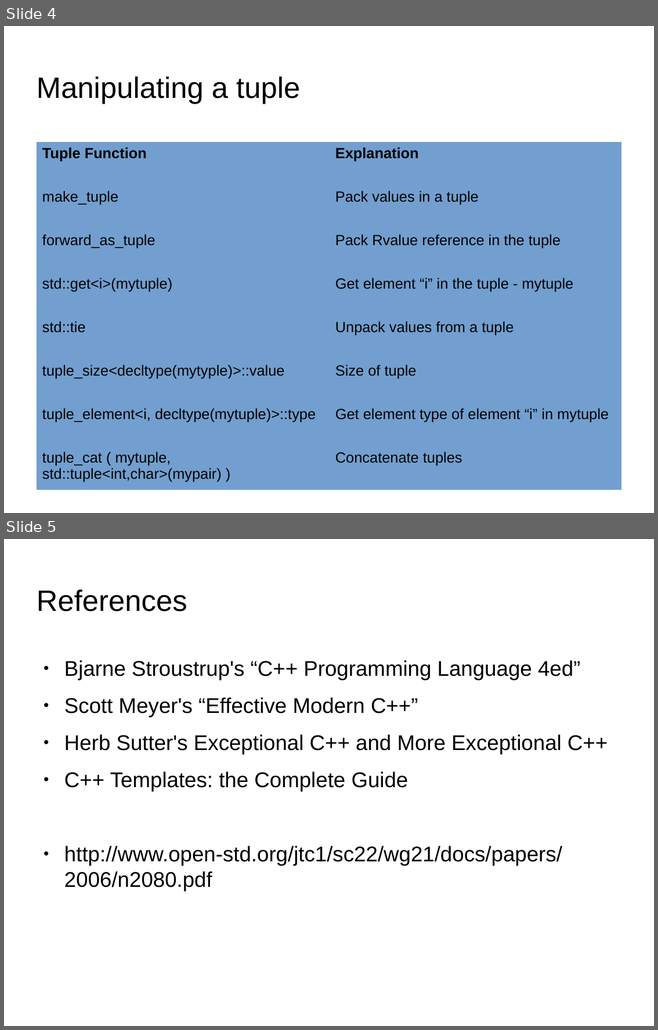
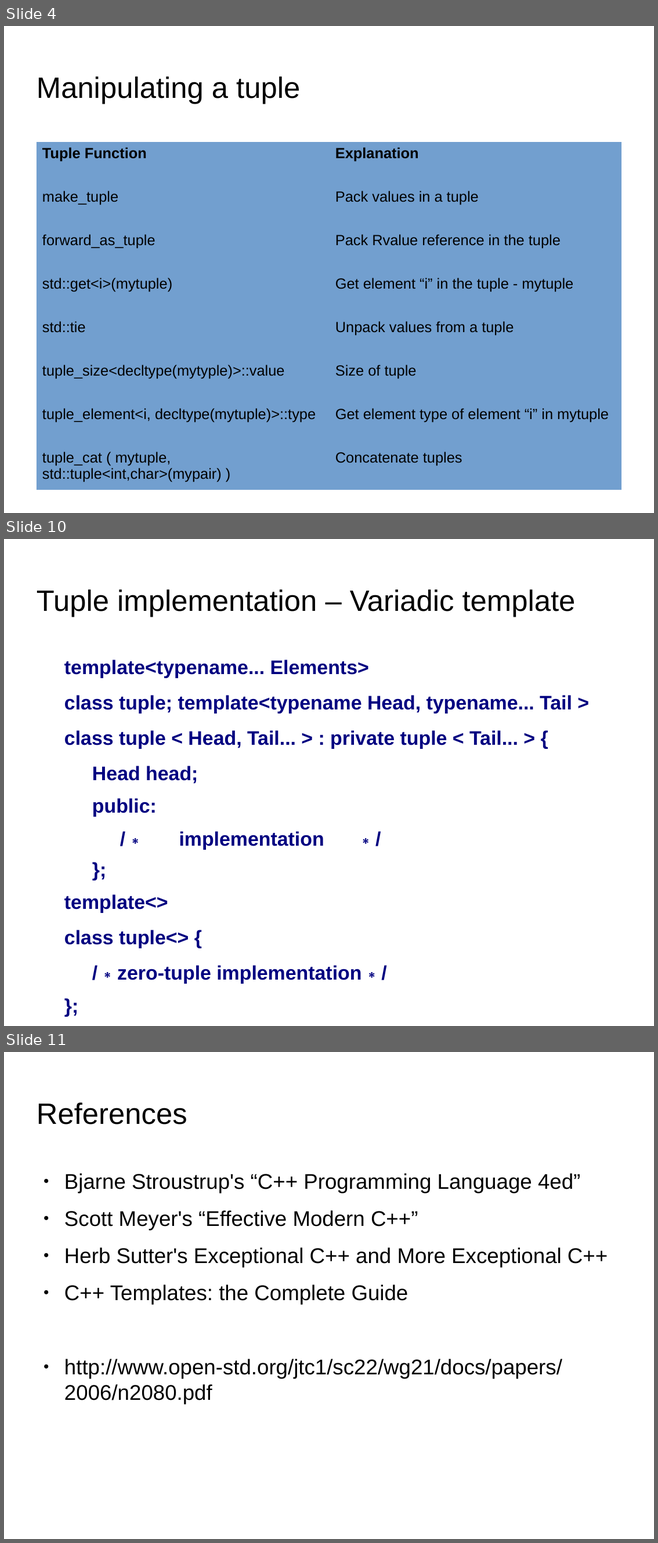
Before and after one commit to kks32/cpp-software-development, a slide deck: Ex18_Variadic_Templates/Ex18_Variadic_Templates.odp. Shown one above the other, each under a label of ours: slides 4 and 5 before the commit, slides 4, 10 and 11 after it; the slides between them are not shown. The pictures are 658x1030 and 658x1543 pixels, drawn with LibreOffice and Linux fonts; fonts in the diff are those of the drawing; background and template pictures are left out. Boxes give left, top, right and bottom in pixels: in the first picture for what was removed or moved away, otherwise in the second. Text is boxed around its words. In the diff, an @@ line names an element or a change of style, - is before the commit and + after.

Commit message:
Variadic template example

```diff
--- a/Ex18_Variadic_Templates/Ex18_Variadic_Templates.odp
+++ b/Ex18_Variadic_Templates/Ex18_Variadic_Templates.odp
@@ slide 10 added at bbox=[4, 539, 654, 1026], background picture (left out) @@
@@ title added at bbox=[36, 589, 575, 617], 36 pt, text #000000 @@
+Tuple implementation – Variadic template
@@ text added at bbox=[64, 660, 572, 984], 24.1 pt, text #000080, bold @@
+template<typename... Elements>
+class tuple; template<typename Head, typename... Tail >
+class tuple < Head, Tail... > : private tuple < Tail... > {
+  Head head;
+  public:
+    /∗ implementation ∗/
+  };
+template<>
+class tuple<> {
+  /∗zero-tuple implementation∗/
+};
@@ what was slide 5 is now slide 11 @@
```
Also in this commit, not shown: 5 other slides added, 2 other files.
